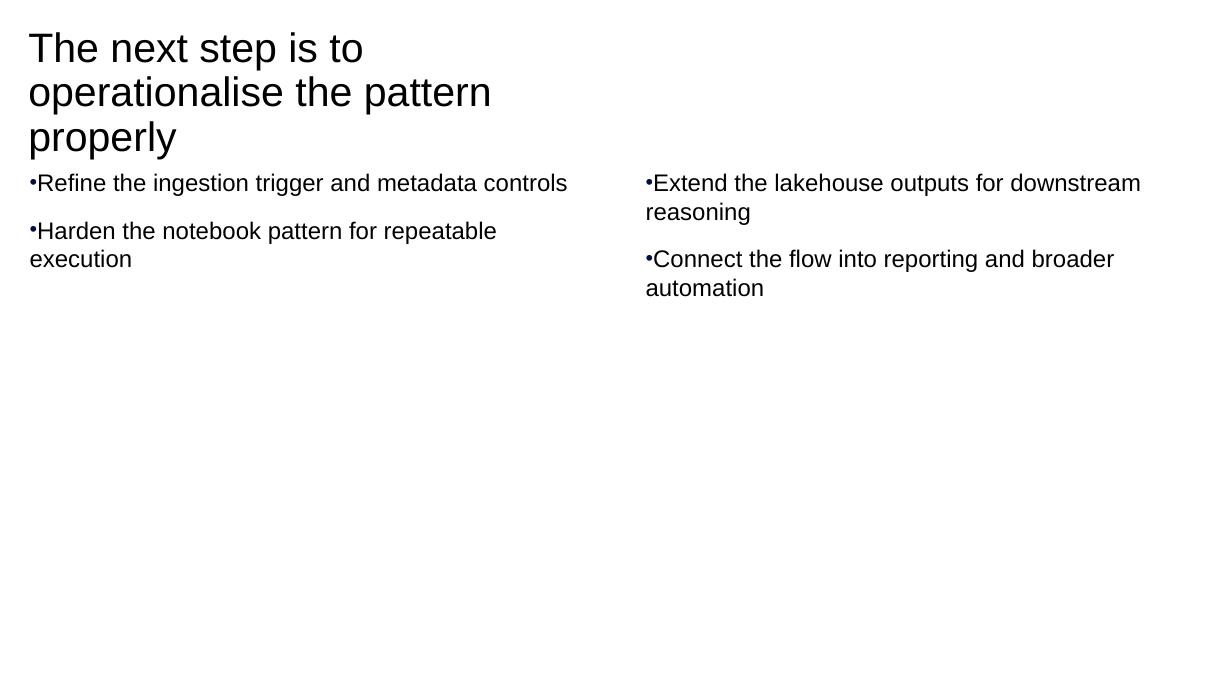
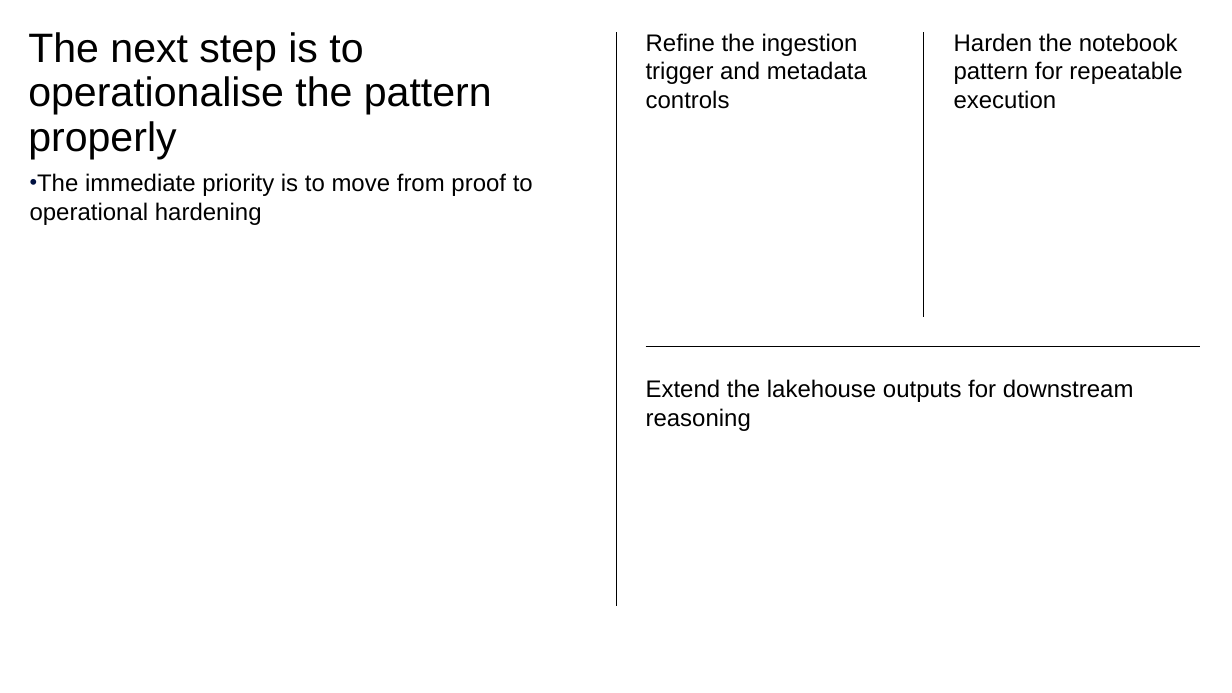
Before and after one commit to davidrrowley/PowerPointAutoGen, a slide deck: slide 10 of scripts/PowerPoint Slide Inventory Script/ibm_yaml_test_v6.pptx. Drawn at 1232x693 pixels with LibreOffice and Linux fonts; fonts in the diff are those of the drawing. Boxes give left, top, right and bottom in pixels: in the first picture for what was removed or moved away, otherwise in the second. Text is boxed around its words. In the diff, an @@ line names an element or a change of style, - is before the commit and + after.

Commit message:
refinements

```diff
--- a/scripts/PowerPoint Slide Inventory Script/ibm_yaml_test_v6.pptx
+++ b/scripts/PowerPoint Slide Inventory Script/ibm_yaml_test_v6.pptx
@@ line added from (616, 606) to (616, 32), #000000 0.25 pt @@
@@ text added at (646,33,867,109), 14 pt, text #000000 @@
+Refine the ingestion trigger and metadata controls
@@ line added from (924, 317) to (924, 32), #000000 0.25 pt @@
@@ text added at (954,33,1182,109), 14 pt, text #000000 @@
+Harden the notebook pattern for repeatable execution
@@ text at (30,173,533,225): text changed @@
-• Refine the ingestion trigger and metadata controls
-• Harden the notebook pattern for repeatable execution
+• The immediate priority is to move from proof to operational hardening
@@ text at (646,249,1115,297): paragraph removed @@
-• Connect the flow into reporting and broader automation
@@ text "Extend the lakehouse outputs for ...": place and size @@
-text "Extend the lakehouse outputs for ..." at (646,173,1141,297)
+text "Extend the lakehouse outputs for ..." at (646,379,1134,431)
@@ text "Extend the lakehouse outputs for ..." at (646,379,1134,431): bullet • to none @@
@@ line added from (646, 346) to (1200, 346), #000000 0.25 pt @@
```
Also in this commit, not shown: 2 other slides changed, 6 other files.
